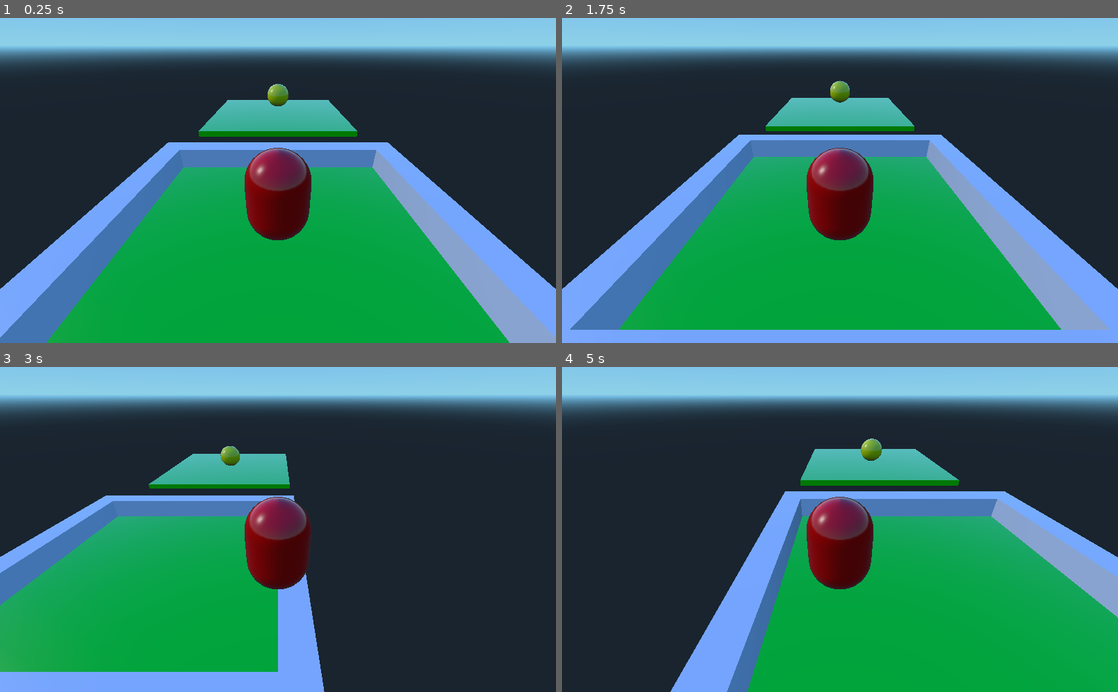
Above: before the commit, frames 1-4 (two rows, left to right).
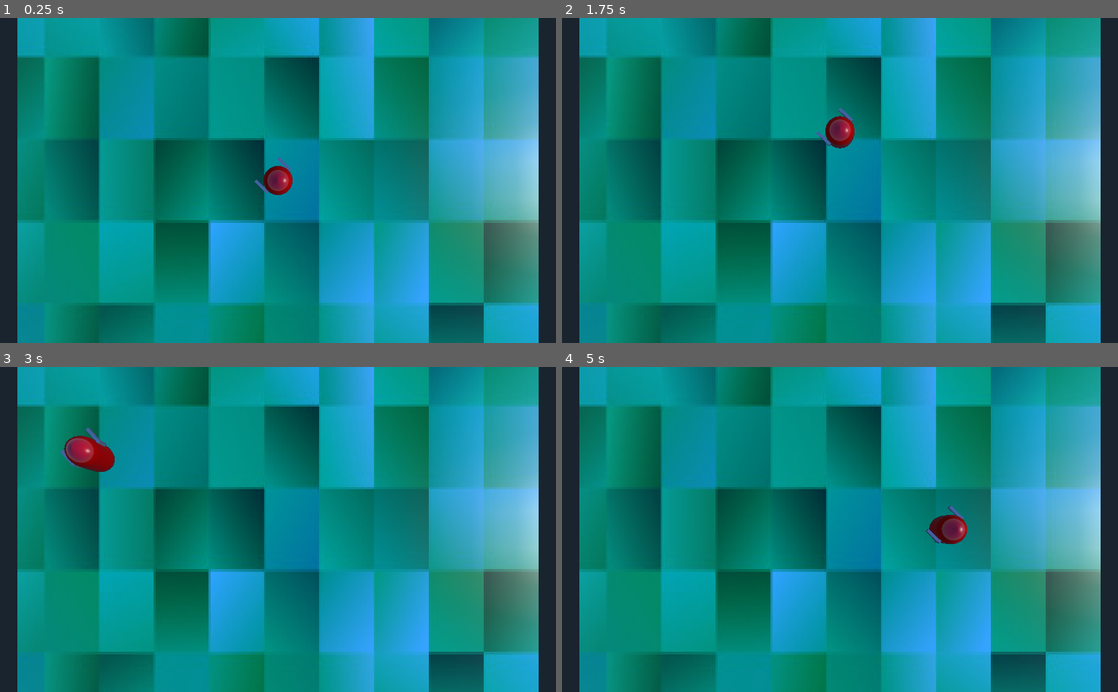
Above: after the commit, the same moments.

Repository: AdityaGupta1/surreal-adventure-godot
Game: Godot game, scene res://main.tscn
Same seed, same stepped clock (60 frames per second), same inputs: the game is played once before the commit and once after it.
Inputs (mouse positions are in pixels of both pictures, inside the frame that each line leads up to):
- Up to frame 1 (0.25 s): no input
- Up to frame 2 (1.75 s): tap Enter (ui_accept) at 0.5, 0.77, 1.52 s; move the mouse to (962, 164) at 0.52 s; hold D 0.53-1.28 s; hold Space 0.53-1.28 s; move the mouse to (728, 196) at 1.27 s; hold S from 1.28 s (still down); tap Space at 1.35 s
- Up to frame 3 (3 s): move the mouse to (333, 458) at 2.02 s; release S at 2.03 s; hold D 2.03-2.78 s; hold Space 2.03-2.78 s; move the mouse to (250, 594) at 2.77 s; hold W from 2.78 s (still down); tap Space at 2.85 s
- Up to frame 4 (5 s): tap Enter (ui_accept) at 3.02, 3.77, 4.52 s; move the mouse to (1006, 578) at 3.52 s; release W at 3.53 s; hold Space 3.53-4.28 s; hold A from 3.53 s (still down); move the mouse to (673, 480) at 4.27 s; tap Space at 4.35 s

The runs differ from the first frame. In frame 1, 96% of the frame differs, in the area x 0-100%, y 0-100%; in frame 2, 96%; in frame 3, 96%; in frame 4, 96%.

Commit message:
working on player pointing toward mouse

Diff:
--- /dev/null
+++ b/camera.gd
@@ -0,0 +1,11 @@
+extends Camera
+
+var initial_rotation;
+
+func _ready():
+	initial_rotation = rotation;
+	pass
+
+func _process(delta):
+	rotation = initial_rotation;
+	pass
--- a/floor.tscn
+++ b/floor.tscn
@@ -1,4 +1,6 @@
-[gd_scene load_steps=4 format=2]
+[gd_scene load_steps=5 format=2]
+
+[ext_resource path="res://images/test.jpg" type="Texture" id=1]
 
 [sub_resource type="SpatialMaterial" id=1]
 
@@ -23,7 +25,8 @@
 params_billboard_mode = 0
 params_grow = false
 params_use_alpha_scissor = false
-albedo_color = Color( 0, 1, 0, 1 )
+albedo_color = Color( 1, 1, 1, 0 )
+albedo_texture = ExtResource( 1 )
 metallic = 0.0
 metallic_specular = 0.5
 metallic_texture_channel = 0
@@ -50,7 +53,7 @@
 uv2_triplanar_sharpness = 1.0
 proximity_fade_enable = false
 distance_fade_enable = false
-_sections_unfolded = [ "Albedo", "Metallic" ]
+_sections_unfolded = [ "Albedo", "Depth", "Flags", "Metallic", "Parameters" ]
 
 [sub_resource type="CubeMesh" id=2]
 
@@ -68,7 +71,7 @@
 
 [node name="MeshInstance" type="MeshInstance" parent="." index="0"]
 
-transform = Transform( 6, 0, 0, 0, 0.2, 0, 0, 0, 6, 0, 0, 0 )
+transform = Transform( 20, 0, 0, 0, 0.2, 0, 0, 0, 20, 0, 0, 0 )
 layers = 1
 material_override = null
 cast_shadow = 1
--- /dev/null
+++ b/gun.tscn
@@ -0,0 +1,157 @@
+[gd_scene load_steps=5 format=2]
+
+[sub_resource type="SpatialMaterial" id=1]
+
+render_priority = 0
+flags_transparent = false
+flags_unshaded = false
+flags_vertex_lighting = false
+flags_no_depth_test = false
+flags_use_point_size = false
+flags_world_triplanar = false
+flags_fixed_size = false
+flags_albedo_tex_force_srgb = false
+vertex_color_use_as_albedo = false
+vertex_color_is_srgb = false
+params_diffuse_mode = 0
+params_specular_mode = 0
+params_blend_mode = 0
+params_cull_mode = 0
+params_depth_draw_mode = 0
+params_line_width = 1.0
+params_point_size = 1.0
+params_billboard_mode = 0
+params_grow = false
+params_use_alpha_scissor = false
+albedo_color = Color( 0.588235, 0.588235, 0.588235, 1 )
+metallic = 0.0
+metallic_specular = 0.5
+metallic_texture_channel = 0
+roughness = 0.0
+roughness_texture_channel = 0
+emission_enabled = false
+normal_enabled = false
+rim_enabled = false
+clearcoat_enabled = false
+anisotropy_enabled = false
+ao_enabled = false
+depth_enabled = false
+subsurf_scatter_enabled = false
+transmission_enabled = false
+refraction_enabled = false
+detail_enabled = false
+uv1_scale = Vector3( 1, 1, 1 )
+uv1_offset = Vector3( 0, 0, 0 )
+uv1_triplanar = false
+uv1_triplanar_sharpness = 1.0
+uv2_scale = Vector3( 1, 1, 1 )
+uv2_offset = Vector3( 0, 0, 0 )
+uv2_triplanar = false
+uv2_triplanar_sharpness = 1.0
+proximity_fade_enable = false
+distance_fade_enable = false
+_sections_unfolded = [ "Albedo" ]
+
+[sub_resource type="CubeMesh" id=2]
+
+material = SubResource( 1 )
+size = Vector3( 2, 2, 2 )
+subdivide_width = 0
+subdivide_height = 0
+subdivide_depth = 0
+
+[sub_resource type="SpatialMaterial" id=3]
+
+render_priority = 0
+flags_transparent = false
+flags_unshaded = false
+flags_vertex_lighting = false
+flags_no_depth_test = false
+flags_use_point_size = false
+flags_world_triplanar = false
+flags_fixed_size = false
+flags_albedo_tex_force_srgb = false
+vertex_color_use_as_albedo = false
+vertex_color_is_srgb = false
+params_diffuse_mode = 0
+params_specular_mode = 0
+params_blend_mode = 0
+params_cull_mode = 0
+params_depth_draw_mode = 0
+params_line_width = 1.0
+params_point_size = 1.0
+params_billboard_mode = 0
+params_grow = false
+params_use_alpha_scissor = false
+albedo_color = Color( 0.588235, 0.588235, 0.588235, 1 )
+metallic = 0.0
+metallic_specular = 0.5
+metallic_texture_channel = 0
+roughness = 0.0
+roughness_texture_channel = 0
+emission_enabled = false
+normal_enabled = false
+rim_enabled = false
+clearcoat_enabled = false
+anisotropy_enabled = false
+ao_enabled = false
+depth_enabled = false
+subsurf_scatter_enabled = false
+transmission_enabled = false
+refraction_enabled = false
+detail_enabled = false
+uv1_scale = Vector3( 1, 1, 1 )
+uv1_offset = Vector3( 0, 0, 0 )
+uv1_triplanar = false
+uv1_triplanar_sharpness = 1.0
+uv2_scale = Vector3( 1, 1, 1 )
+uv2_offset = Vector3( 0, 0, 0 )
+uv2_triplanar = false
+uv2_triplanar_sharpness = 1.0
+proximity_fade_enable = false
+distance_fade_enable = false
+_sections_unfolded = [ "Albedo" ]
+
+[sub_resource type="CubeMesh" id=4]
+
+material = SubResource( 3 )
+size = Vector3( 2, 2, 2 )
+subdivide_width = 0
+subdivide_height = 0
+subdivide_depth = 0
+
+[node name="Gun" type="Spatial"]
+
+[node name="barrel" type="MeshInstance" parent="." index="0"]
+
+transform = Transform( 0.1, 0, 0, 0, 0.3, 0, 0, 0, 0.1, 0, 0.2, 0 )
+layers = 1
+material_override = null
+cast_shadow = 1
+extra_cull_margin = 0.0
+use_in_baked_light = false
+lod_min_distance = 0.0
+lod_min_hysteresis = 0.0
+lod_max_distance = 0.0
+lod_max_hysteresis = 0.0
+mesh = SubResource( 2 )
+skeleton = NodePath("..")
+material/0 = null
+_sections_unfolded = [ "Transform" ]
+
+[node name="handle" type="MeshInstance" parent="." index="1"]
+
+transform = Transform( 0.6, 0, 0, 0, 0.1, 0, 0, 0, 0.1, 0.5, 0.4, 0 )
+layers = 1
+material_override = null
+cast_shadow = 1
+extra_cull_margin = 0.0
+use_in_baked_light = false
+lod_min_distance = 0.0
+lod_min_hysteresis = 0.0
+lod_max_distance = 0.0
+lod_max_hysteresis = 0.0
+mesh = SubResource( 4 )
+skeleton = NodePath("..")
+material/0 = null
+_sections_unfolded = [ "Transform" ]
--- a/main.tscn
+++ b/main.tscn
@@ -1,50 +1,25 @@
-[gd_scene load_steps=7 format=2]
+[gd_scene load_steps=6 format=2]
 
 [ext_resource path="res://main.gd" type="Script" id=1]
 [ext_resource path="res://floor.tscn" type="PackedScene" id=2]
-[ext_resource path="res://wall.tscn" type="PackedScene" id=3]
-[ext_resource path="res://player.tscn" type="PackedScene" id=4]
-[ext_resource path="res://player.gd" type="Script" id=5]
-[ext_resource path="res://ball.tscn" type="PackedScene" id=6]
+[ext_resource path="res://player.tscn" type="PackedScene" id=3]
+[ext_resource path="res://player.gd" type="Script" id=4]
+[ext_resource path="res://camera.gd" type="Script" id=5]
 
-[node name="Main" type="Spatial" index="0"]
+[node name="Main" type="Spatial"]
 
 script = ExtResource( 1 )
 
 [node name="Floor" parent="." index="0" instance=ExtResource( 2 )]
 
-[node name="Floor2" parent="." index="1" instance=ExtResource( 2 )]
-
-transform = Transform( 1, 0, 0, 0, 1, 0, 0, 0, 1, 17, 0, 0 )
-
-[node name="Wall" parent="." index="2" instance=ExtResource( 3 )]
-
-transform = Transform( 1, 0, 0, 0, 1, 0, 0, 0, 1, 0, 0.7, 5.5 )
-_sections_unfolded = [ "Transform" ]
-
-[node name="Wall2" parent="." index="3" instance=ExtResource( 3 )]
-
-transform = Transform( 1, 0, 0, 0, 1, 0, 0, 0, 1, 0, 0.7, -5.5 )
-_sections_unfolded = [ "Transform" ]
-
-[node name="Wall3" parent="." index="4" instance=ExtResource( 3 )]
-
-transform = Transform( -4.37114e-08, 0, -1, 0, 1, 0, 1, 0, -4.37114e-08, 5.5, 0.7, 0 )
-_sections_unfolded = [ "Transform" ]
-
-[node name="Wall4" parent="." index="5" instance=ExtResource( 3 )]
-
-transform = Transform( -4.37114e-08, 0, -1, 0, 1, 0, 1, 0, -4.37114e-08, -5.5, 0.7, 0 )
-_sections_unfolded = [ "Transform" ]
-
-[node name="Player" parent="." index="6" instance=ExtResource( 4 )]
+[node name="Player" parent="." index="1" instance=ExtResource( 3 )]
 
 transform = Transform( 1, 0, 0, 0, -4.37114e-08, -1, 0, 1, -4.37114e-08, 0, 2, 0 )
-script = ExtResource( 5 )
+script = ExtResource( 4 )
 
-[node name="Camera" type="Camera" parent="Player" index="2"]
+[node name="Camera" type="Camera" parent="." index="2"]
 
-transform = Transform( -3.78552e-08, 0.5, -0.866025, 1, -3.78552e-08, -6.55671e-08, -6.55671e-08, -0.866025, -0.5, -6, -1.74846e-07, -4 )
+transform = Transform( -1.31134e-07, -1, 8.74228e-08, -4.37114e-08, 8.74228e-08, 1, -1, 1.31134e-07, -4.37114e-08, 0, 18, 0 )
 keep_aspect = 1
 cull_mask = 1048575
 environment = null
@@ -57,7 +32,5 @@
 size = 1.0
 near = 0.05
 far = 100.0
-
-[node name="Ball" parent="." index="7" instance=ExtResource( 6 )]
-
-transform = Transform( 1, 0, 0, 0, 1, 0, 0, 0, 1, 17, 2, 0 )
+script = ExtResource( 5 )
+_sections_unfolded = [ "Transform" ]
--- a/player.gd
+++ b/player.gd
@@ -1,11 +1,15 @@
 extends KinematicBody
 
-var speed = 400;
-var jumpVelocity = 15;
+const e = 2.71828182846;
+
+var speed = 1000;
+var jump_velocity = 15;
 var gravity = -30;
 
 var direction = Vector3();
 var velocity = Vector3();
+
+var up = Vector3(0, 1, 0);
 
 func _ready():
 	# Called every time the node is added to the scene.
@@ -14,25 +18,22 @@
 
 func _physics_process(delta):
 	direction = Vector3();
-
-	if Input.is_key_pressed(KEY_W):
-		direction.x += 1;
-	if Input.is_key_pressed(KEY_A):
-		direction.z -= 1;
-	if Input.is_key_pressed(KEY_S):
-		direction.x -= 1;
-	if Input.is_key_pressed(KEY_D):
-		direction.z += 1;
-
+	direction.x += 1 if Input.is_key_pressed(KEY_W) else 0;
+	direction.z -= 1 if Input.is_key_pressed(KEY_A) else 0;
+	direction.x -= 1 if Input.is_key_pressed(KEY_S) else 0;
+	direction.z += 1 if Input.is_key_pressed(KEY_D) else 0;
 	direction = direction.normalized() * speed * delta;
 
 	velocity.y += gravity * delta;
 	velocity.x = direction.x;
 	velocity.z = direction.z;
 
-	velocity = move_and_slide(velocity, Vector3(0, 1, 0));
+	velocity = move_and_slide(velocity, up);
+
+	var origin = transform.origin;
+	rotation.y = Vector2(origin.x, origin.z).angle_to_point(get_viewport().get_mouse_position());
 
 	if is_on_floor() and Input.is_key_pressed(KEY_SPACE):
-		velocity.y += jumpVelocity;
+		velocity.y += jump_velocity;
 
 	pass
--- a/player.tscn
+++ b/player.tscn
@@ -1,4 +1,6 @@
-[gd_scene load_steps=4 format=2]
+[gd_scene load_steps=5 format=2]
+
+[ext_resource path="res://gun.tscn" type="PackedScene" id=1]
 
 [sub_resource type="CapsuleMesh" id=1]
 
@@ -64,8 +66,9 @@
 radius = 1.0
 height = 1.0
 
-[node name="Player" type="KinematicBody"]
+[node name="Player" type="KinematicBody" index="0"]
 
+transform = Transform( 1, 0, 0, 0, -4.37114e-08, -1, 0, 1, -4.37114e-08, 0, 0, 0 )
 input_ray_pickable = true
 input_capture_on_drag = false
 collision_layer = 1
@@ -77,6 +80,7 @@
 axis_lock_angular_y = false
 axis_lock_angular_z = false
 collision/safe_margin = 0.001
+_sections_unfolded = [ "Transform" ]
 
 [node name="MeshInstance" type="MeshInstance" parent="." index="0"]
 
@@ -98,3 +102,13 @@
 
 shape = SubResource( 3 )
 disabled = false
+
+[node name="Guns" type="Spatial" parent="." index="2"]
+
+[node name="Gun1" parent="Guns" index="0" instance=ExtResource( 1 )]
+
+transform = Transform( 1, 0, 0, 0, -4.37114e-08, 1, 0, -1, -4.37114e-08, 0, 1.1, -4.80825e-08 )
+
+[node name="Gun2" parent="Guns" index="1" instance=ExtResource( 1 )]
+
+transform = Transform( 1, 0, 0, 0, -4.37114e-08, 1, 0, -1, -4.37114e-08, 0, -1.1, 4.80825e-08 )
Binary file added: images/test.jpg
Not shown, added: images/test.jpg.import
